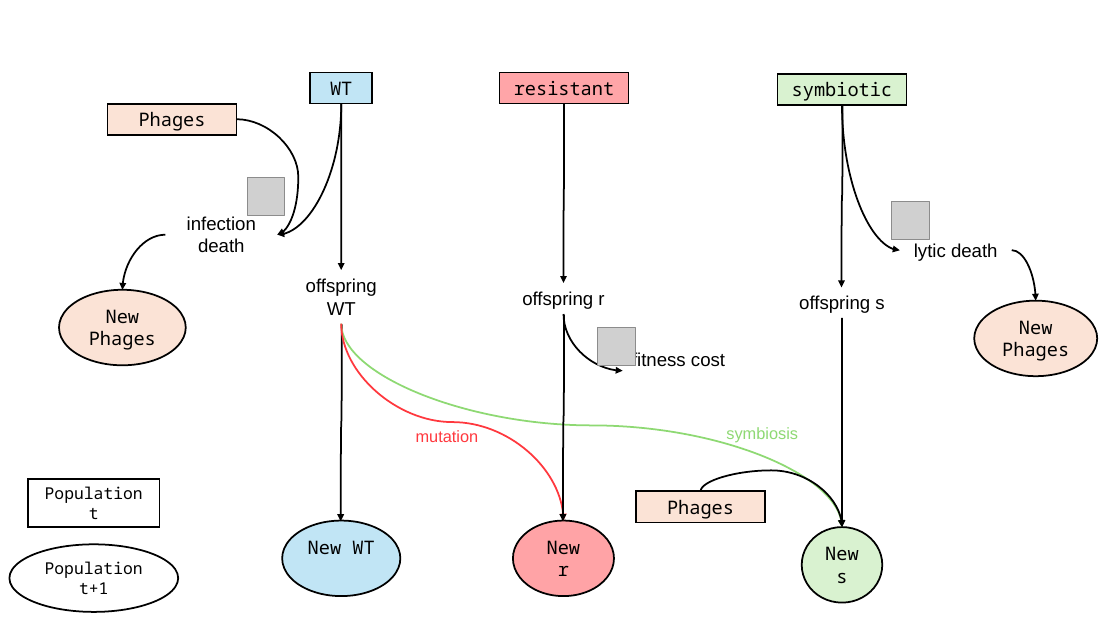
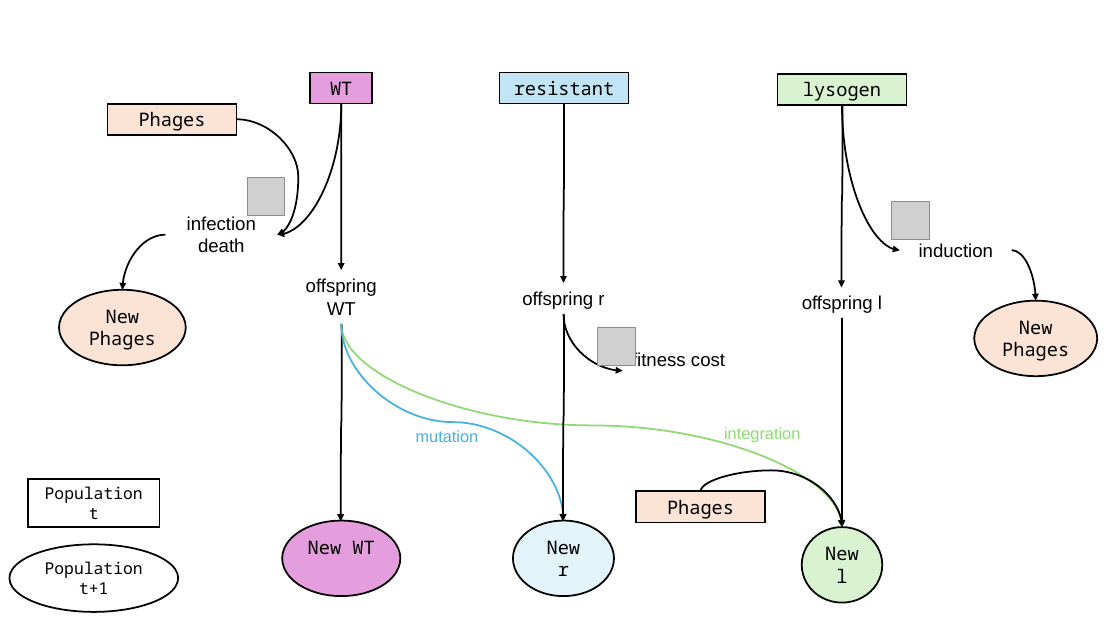
Before and after one commit to langemk/THEE-Coevolution-HGT, a slide deck: slide 1 of phage model week 3.pptx. Drawn at 1120x630 pixels with LibreOffice and Linux fonts; fonts in the diff are those of the drawing; grey boxes stand for pictures. Boxes give left, top, right and bottom in pixels: in the first picture for what was removed or moved away, otherwise in the second. Text is boxed around its words. In the diff, an @@ line names an element or a change of style, - is before the commit and + after.

```diff
--- a/phage model week 3.pptx
+++ b/phage model week 3.pptx
@@ rectangle "WT" at (310, 72, 372, 103): fill #C1E5F5 to #E59EDD @@
@@ rectangle "resistant" at (500, 72, 629, 103): fill #FFA5A8 to #C1E5F5 @@
@@ text in rectangle at (803, 81, 881, 101): text changed @@
-symbiotic
+lysogen
@@ text at (919, 243, 993, 258): text changed @@
-lytic death
+induction
@@ text at (802, 295, 882, 313): text changed @@
-offspring s
+offspring l
@@ curved arrow (341, 323) - (564, 521): stroke #FF383E 1.5 pt to #46B1E1 1.5 pt @@
@@ text "mutation" at (416, 430, 479, 442): text colour #FF383E to #46B1E1 @@
@@ text at (724, 427, 800, 443): text changed @@
-symbiosis
+integration
@@ ellipse "New WT" at (282, 521, 401, 597): fill #C1E5F5 to #E59EDD @@
@@ ellipse "New r" at (513, 521, 614, 597): fill #FF383E at 46% opacity to #C1E5F5 at 46% opacity @@
@@ text in ellipse at (825, 546, 858, 583): text changed @@
-New s
+New l
```
Also in this commit, not shown: 1 other slide changed, 3 slides added, 1 slide removed.
